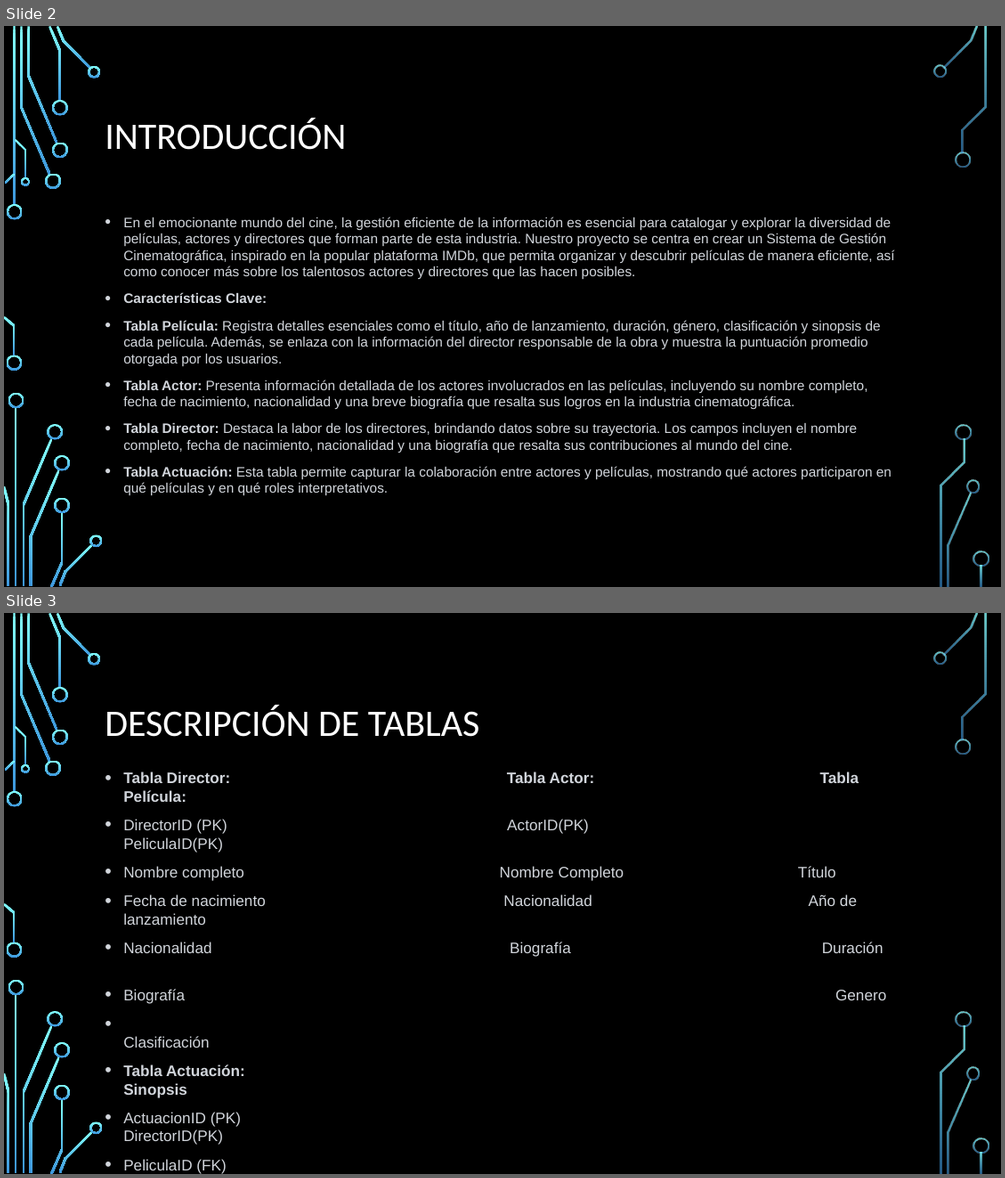
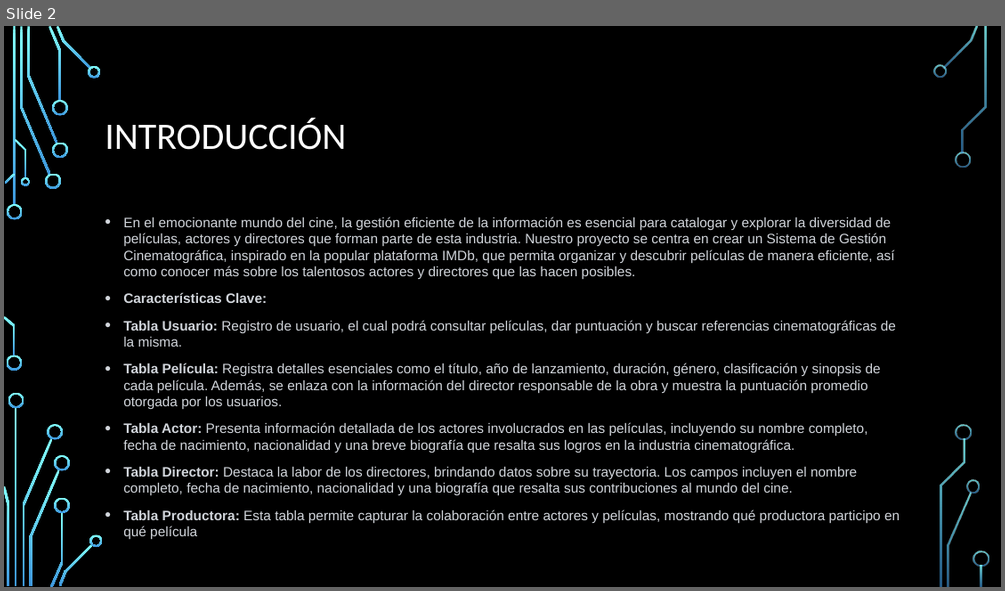
Before and after one commit to lfernandez312/SQL, a slide deck: SISTEMA DE GESTIÓN CINEMATOGRÁFICA.pptx. Shown one above the other, each under a label of ours: slides 2 and 3 before the commit, slide 2 after it. The pictures are 1005x1178 and 1005x591 pixels, drawn with LibreOffice and Linux fonts; fonts in the diff are those of the drawing; background and template pictures are left out. Boxes give left, top, right and bottom in pixels: in the first picture for what was removed or moved away, otherwise in the second. Text is boxed around its words. In the diff, an @@ line names an element or a change of style, - is before the commit and + after.

```diff
--- a/SISTEMA DE GESTIÓN CINEMATOGRÁFICA.pptx
+++ b/SISTEMA DE GESTIÓN CINEMATOGRÁFICA.pptx
@@ slide 3 removed at box(4, 613, 1001, 1174), background picture (left out); not listed: 36 template elements that a slide beside it also shows @@
@@ title removed at box(105, 705, 479, 737) @@
-DESCRIPCIÓN DE TABLAS
@@ text removed at box(123, 771, 859, 1174) @@
-• Tabla Director: Tabla Actor: Tabla Película:
-• DirectorID (PK) ActorID(PK) PeliculaID(PK)
-• Nombre completo Nombre Completo Título
-• Fecha de nacimiento Nacionalidad Año de lanzamiento
-• Nacionalidad Biografía Duración
-• Biografía Genero
-• Clasificación
-• Tabla Actuación: Sinopsis
-• ActuacionID (PK) DirectorID(PK)
-• PeliculaID (FK) Puntuación promedio
-• ActorID (FK)
-• Papel interpretado
@@ slide 2 changed as well @@
@@ text at box(123, 320, 896, 346): paragraph added @@
+• Tabla Usuario: Registro de usuario, el cual podrá consultar películas, dar puntuación y buscar referencias cinematográficas de la misma.
@@ text at box(123, 509, 899, 539): text changed @@
-• Tabla Actuación: Esta tabla permite capturar la colaboración entre actores y películas, mostrando qué actores participaron en qué películas y en qué roles interpretativos.
+• Tabla Productora: Esta tabla permite capturar la colaboración entre actores y películas, mostrando qué productora participo en qué película
```
Also in this commit, not shown: 1 other slide changed, 1 slide added.
